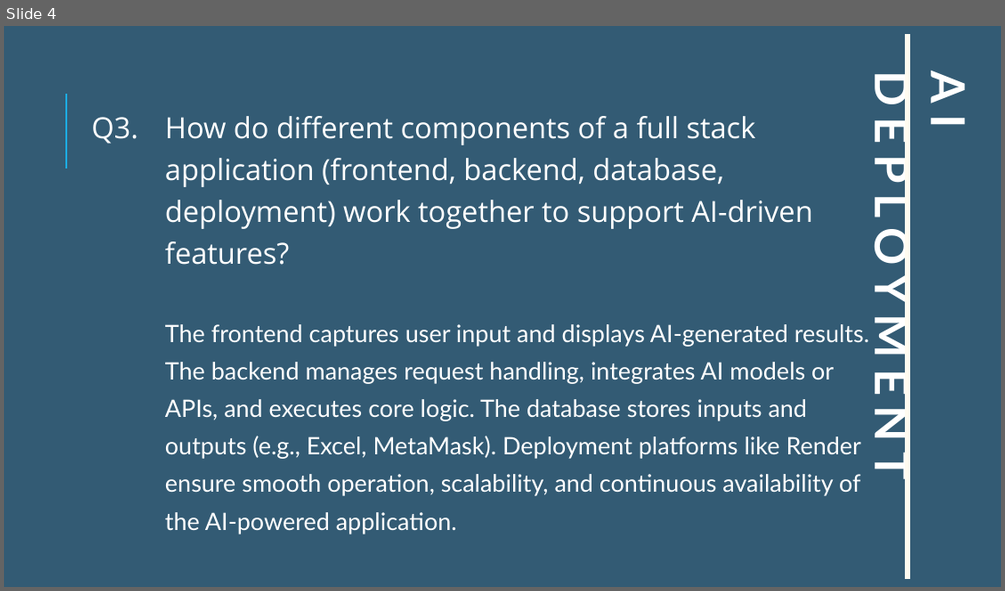
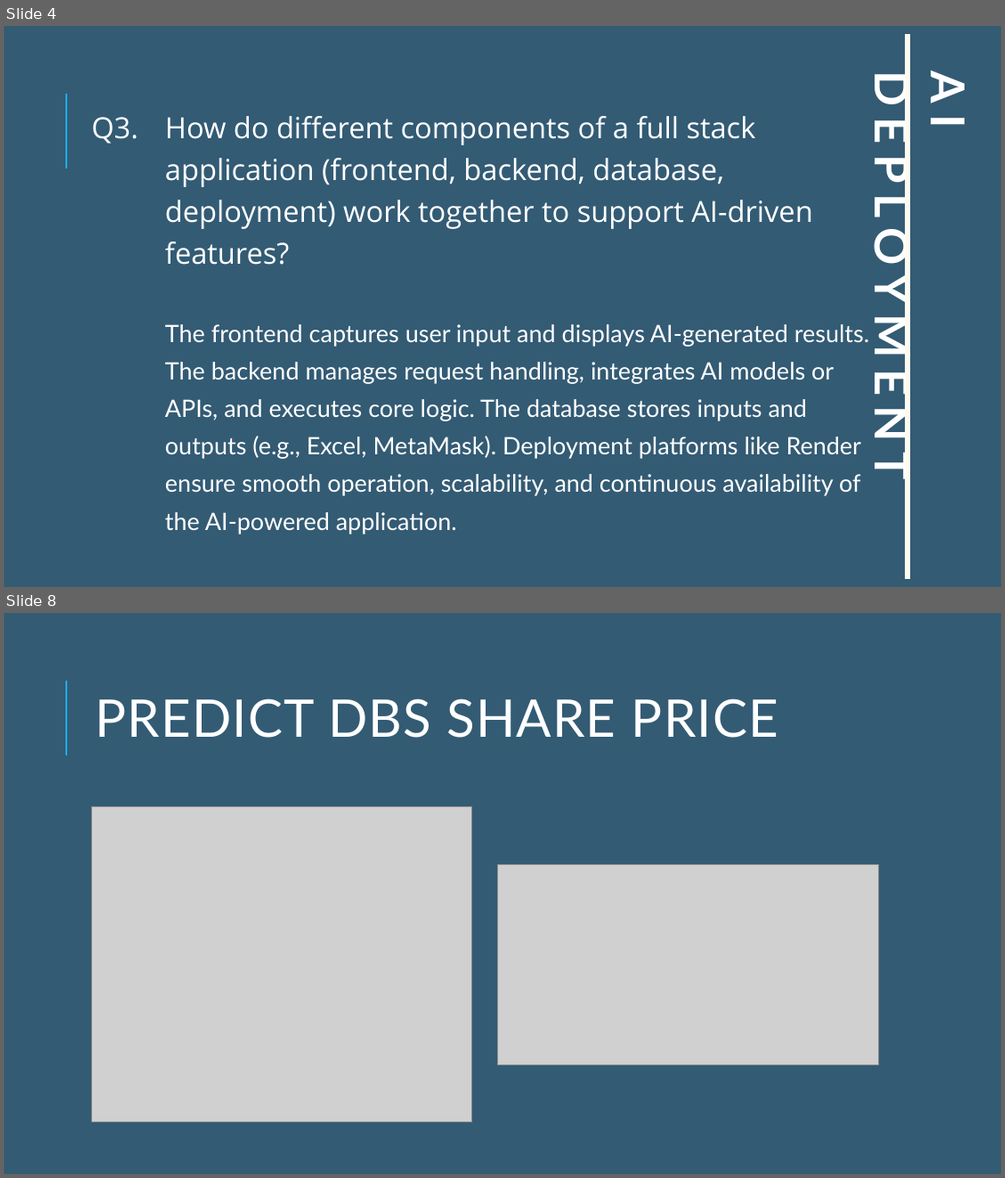
Before and after one commit to ileenluu/dsai_mod5_6_cohort1_PT, a slide deck: Submission - AI Deployment.pptx. Shown one above the other, each under a label of ours: slide 4 before the commit, slides 4 and 8 after it; the slides between them are not shown. The pictures are 1005x591 and 1005x1178 pixels, drawn with LibreOffice and Linux fonts; fonts in the diff are those of the drawing; grey boxes stand for pictures. Boxes give left, top, right and bottom in pixels: in the first picture for what was removed or moved away, otherwise in the second. Text is boxed around its words. In the diff, an @@ line names an element or a change of style, - is before the commit and + after.

```diff
--- a/Submission - AI Deployment.pptx
+++ b/Submission - AI Deployment.pptx
@@ slide 8 added at <box>4,613,1001,1174</box>, background #335B74; not listed: 1 template element that a slide beside it also shows @@
@@ title added at <box>95,698,778,738</box>, 50 pt, text #FFFFFF @@
+PREDICT DBS SHARE PRICE
@@ picture added at <box>92,807,472,1122</box> @@
@@ picture added at <box>498,864,878,1064</box> @@
```
Also in this commit, not shown: 6 other slides added.
